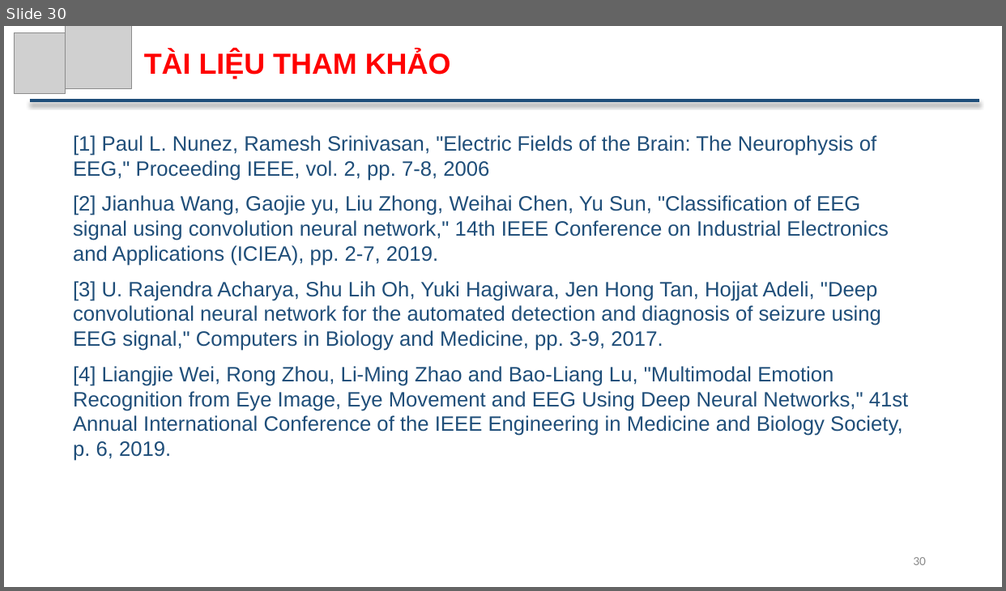
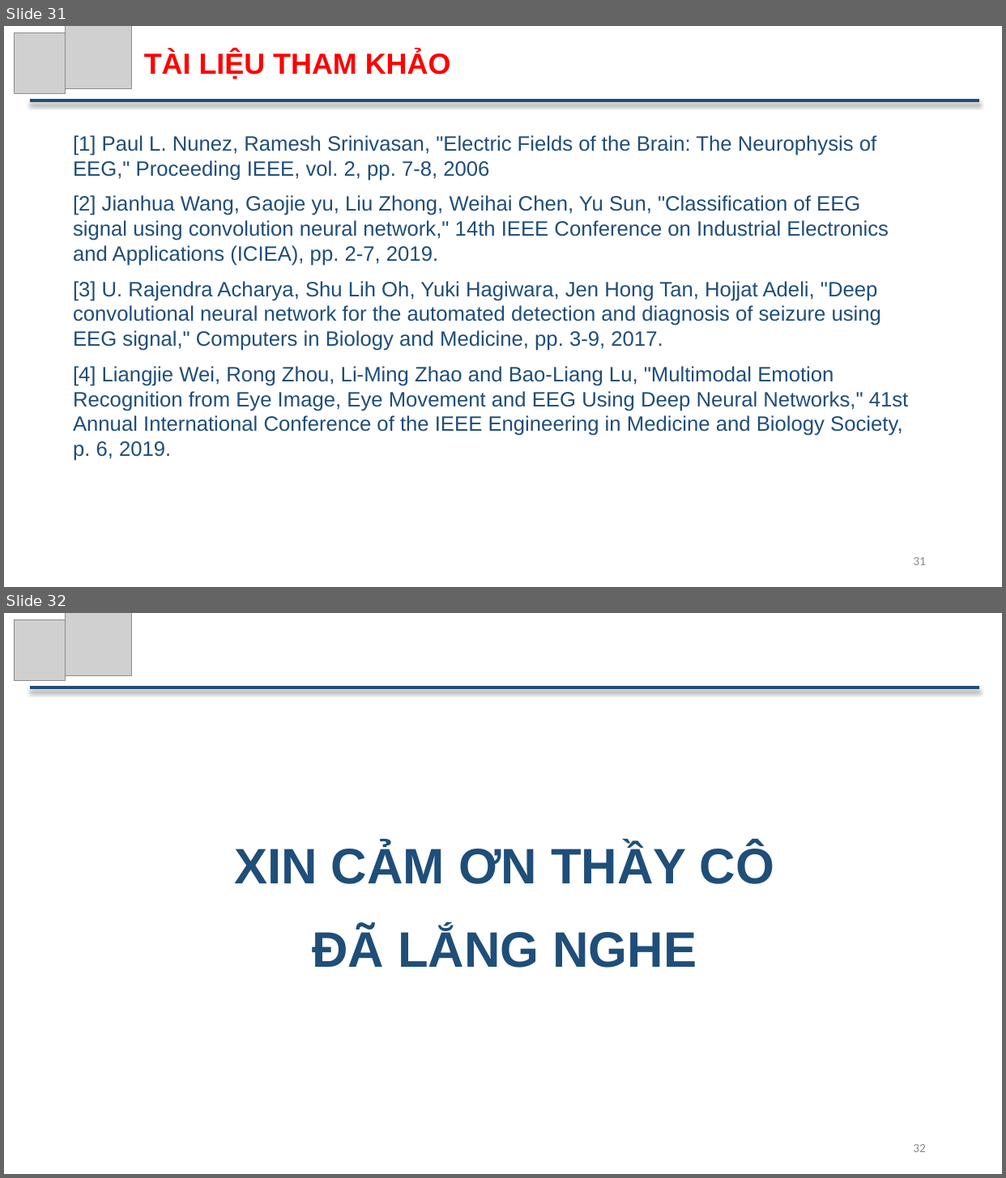
Before and after one commit to ThuTrongNguyen/Thesis, a slide deck: SlideBaoCao_NguyenTrongThu.pptx. Shown one above the other, each under a label of ours: slide 30 before the commit, slides 31 and 32 after it. The pictures are 1006x591 and 1006x1178 pixels, drawn with LibreOffice and Linux fonts; fonts in the diff are those of the drawing; grey boxes stand for pictures. Boxes give left, top, right and bottom in pixels: in the first picture for what was removed or moved away, otherwise in the second. Text is boxed around its words. In the diff, an @@ line names an element or a change of style, - is before the commit and + after.

```diff
--- a/SlideBaoCao_NguyenTrongThu.pptx
+++ b/SlideBaoCao_NguyenTrongThu.pptx
@@ slide 32 added at (x1=4, y1=613, x2=1002, y2=1174), background #FFFFFF @@
@@ picture added at (x1=14, y1=619, x2=66, y2=681) @@
@@ picture added at (x1=66, y1=613, x2=131, y2=676) @@
@@ line added from (30, 688) to (979, 688), #1F4E79 3 pt @@
@@ text added at (x1=234, y1=843, x2=774, y2=968), 48 pt, text #1F4E79, bold @@
+XIN CẢM ƠN THẦY CÔ ĐÃ LẮNG NGHE
@@ page number added at (x1=913, y1=1144, x2=926, y2=1152), 12 pt, text #8C8C8C @@
+32
@@ what was slide 30 is now slide 31 @@
@@ page number at (x1=913, y1=557, x2=926, y2=565): text changed @@
-30
+31
```
Also in this commit, not shown: 4 slides changed, 1 other slide added, 1 slide removed.
